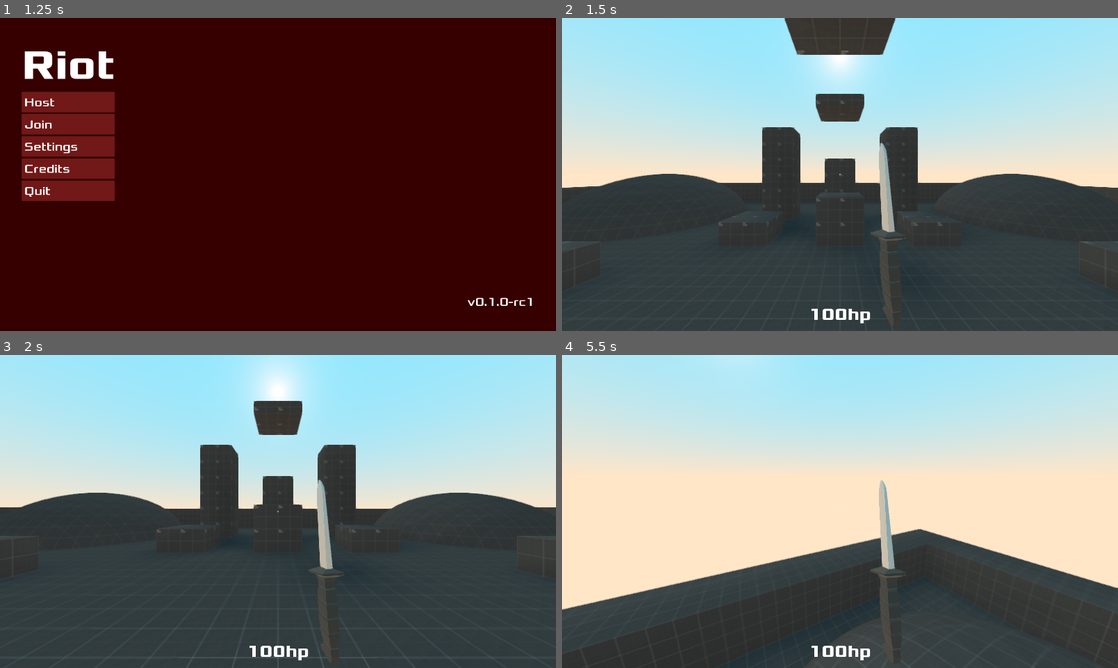
Above: before the commit, frames 1-4 (two rows, left to right).
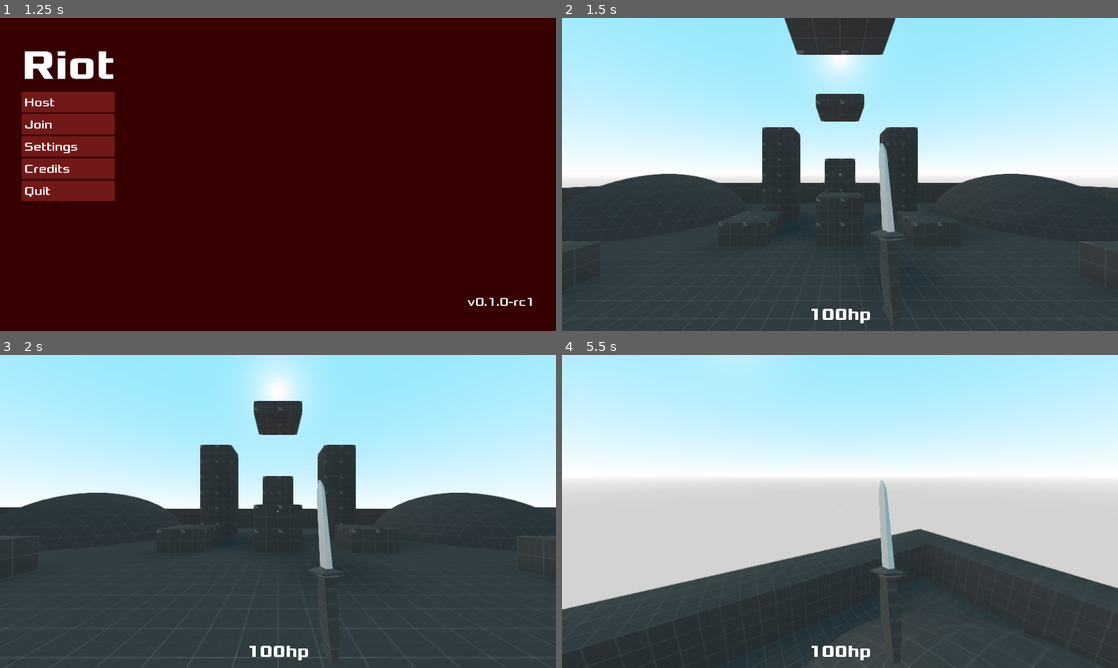
Above: after the commit, the same moments.

Repository: garhow/riot
Game: Godot game, scene res://scenes/main.tscn
The game is run twice, just before and just after one commit, with the same random seed, the same clock (stepped at 60 frames per second) and the same inputs.
Inputs (mouse positions are in pixels of both pictures, inside the frame that each line leads up to):
- Up to frame 1 (1.25 s): tap Enter at 0.5 s; move the mouse to (400, 158) at 0.52 s; hold D (move_right) from 0.53 s (still down); right-click (400, 158) at 0.6 s; click (400, 158) at 0.67 s; tap Space (jump) at 0.77 s
- Up to frame 2 (1.5 s): release D (move_right) at 1.25 s; click "Host" at 1.25 s
- Up to frame 3 (2 s): no input
- Up to frame 4 (5.5 s): tap Space (jump) at 2, 2.27, 3.77, 4.52, 5.27 s; move the mouse to (812, 511) at 2.02 s; hold W (move_forward) from 2.03 s (still down); tap Ctrl (crouch) at 2.1, 5.1 s; move the mouse to (851, 505) at 2.77 s; click (851, 505) at 2.85 s; move the mouse to (834, 517) at 3.52 s; tap Shift (sneak) at 3.6 s; move the mouse to (878, 514) at 4.27 s; right-click (878, 514) at 4.35 s; move the mouse to (795, 508) at 5.02 s

Frame 1 is identical in both runs. In frame 2, 13% of the frame differs, in the area x 0-100%, y 31-69%; in frame 3, 8.6%; in frame 4, 42%, in the area x 0-100%, y 19-82%.

Commit message:
Adjust default environment

Diff:
--- a/src/misc/default_env.tres
+++ b/src/misc/default_env.tres
@@ -2,10 +2,10 @@
 
 [sub_resource type="ProceduralSky" id=1]
 sky_top_color = Color( 0.564706, 0.909804, 1, 1 )
-sky_horizon_color = Color( 1, 0.901961, 0.784314, 1 )
+sky_horizon_color = Color( 1, 1, 1, 1 )
 sky_curve = 0.167946
-ground_bottom_color = Color( 1, 0.901961, 0.784314, 1 )
-ground_horizon_color = Color( 1, 0.901961, 0.784314, 1 )
+ground_bottom_color = Color( 0.827451, 0.827451, 0.827451, 1 )
+ground_horizon_color = Color( 1, 1, 1, 1 )
 
 [resource]
 background_mode = 2
Not shown: 6 places in src/scenes/weapons/shotgun.tscn that only renumber resources
